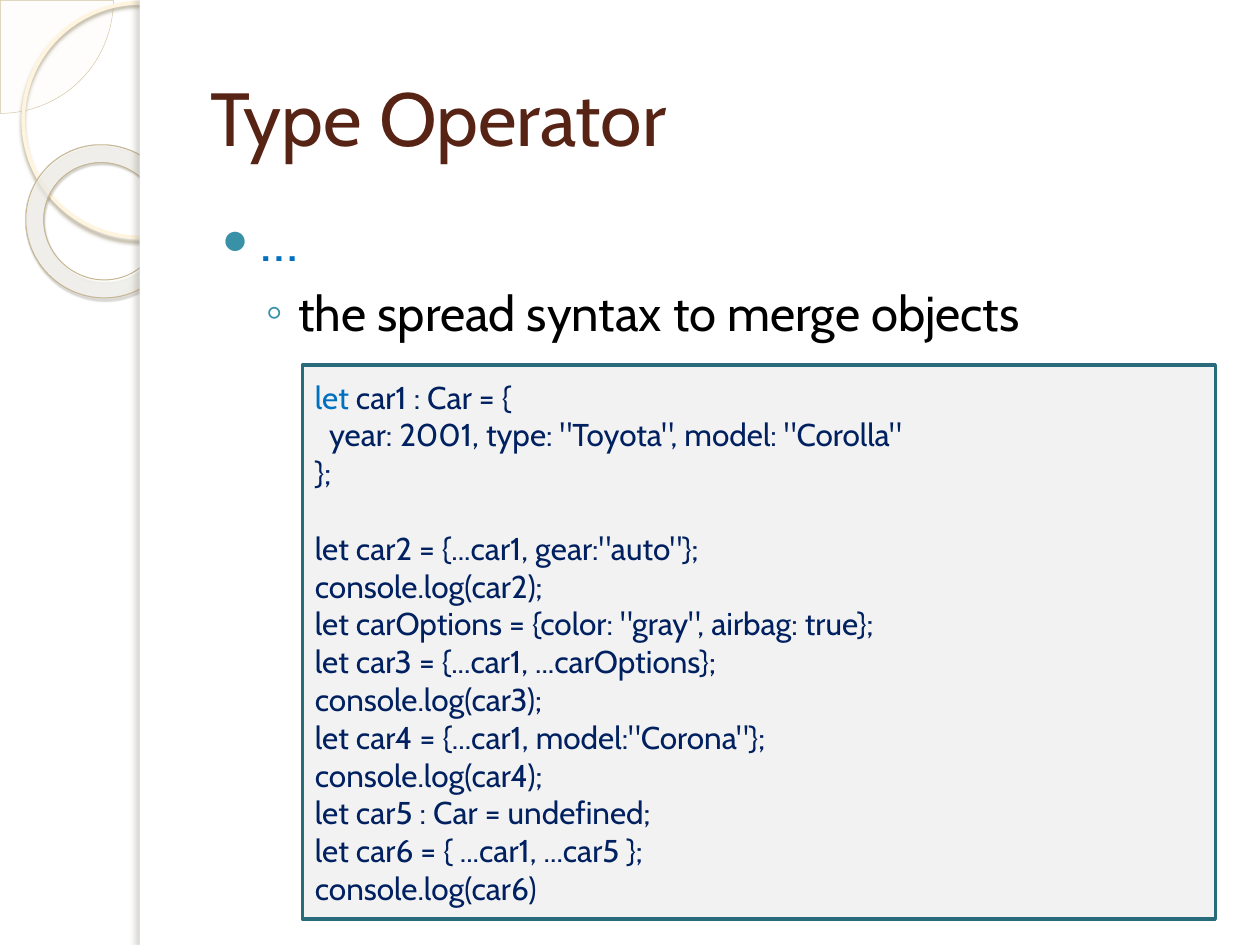
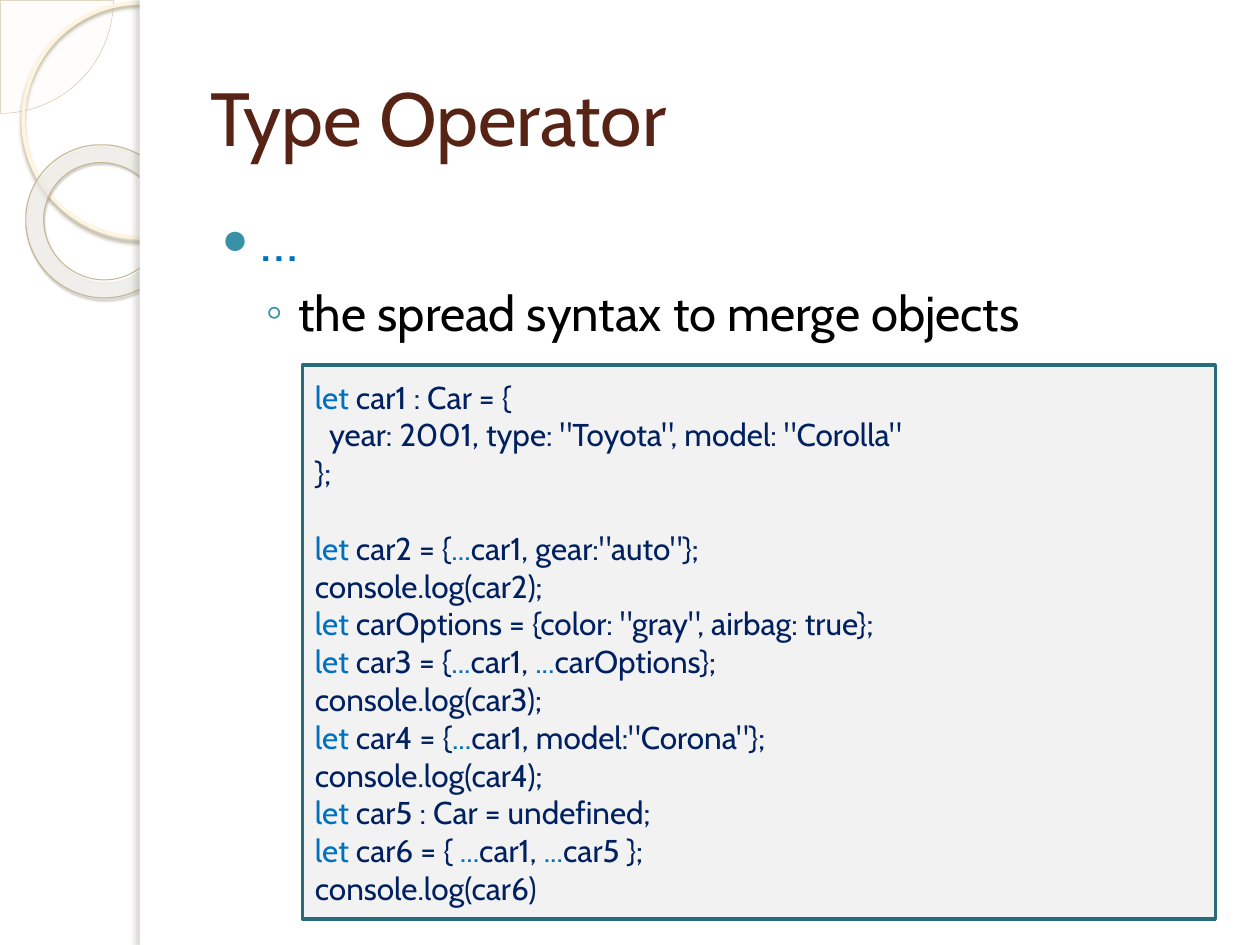
Before and after one commit to tassun/train-ts, a slide deck: slide 76 of Introduction to TypeScript.pptx (slide 71 before the commit). Drawn at 1260x945 pixels with LibreOffice and Linux fonts; fonts in the diff are those of the drawing; background and template pictures are left out. Boxes give left, top, right and bottom in pixels: in the first picture for what was removed or moved away, otherwise in the second. Text is boxed around its words. In the diff, an @@ line names an element or a change of style, - is before the commit and + after.

```diff
--- a/Introduction to TypeScript.pptx
+++ b/Introduction to TypeScript.pptx
@@ text in rectangle at <box>315,536,874,865</box>: text colour #002060 to #0070C0 in "let {...car1,", "let", "let {...car1, ...carOptions};", "let {...car1," and 2 more places @@
```
Also in this commit, not shown: 2 other slides changed, 6 slides added, 1 other file.
